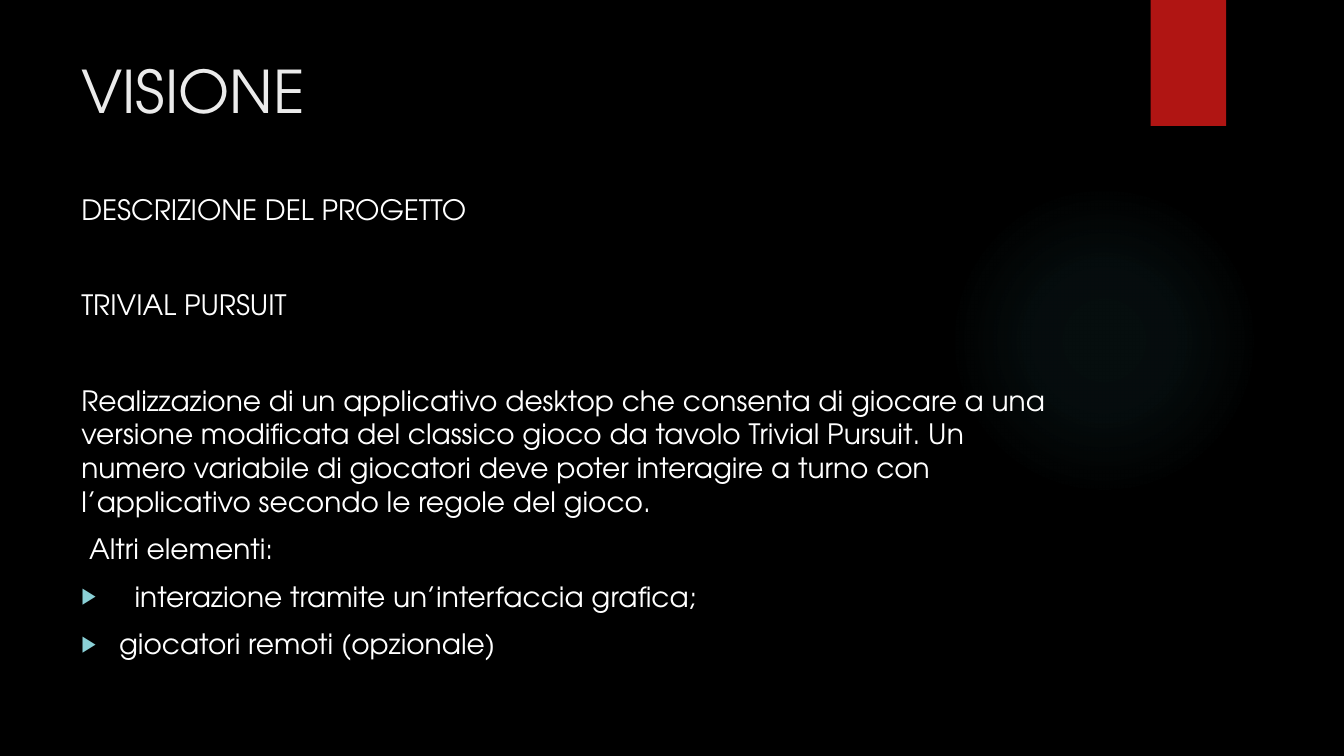
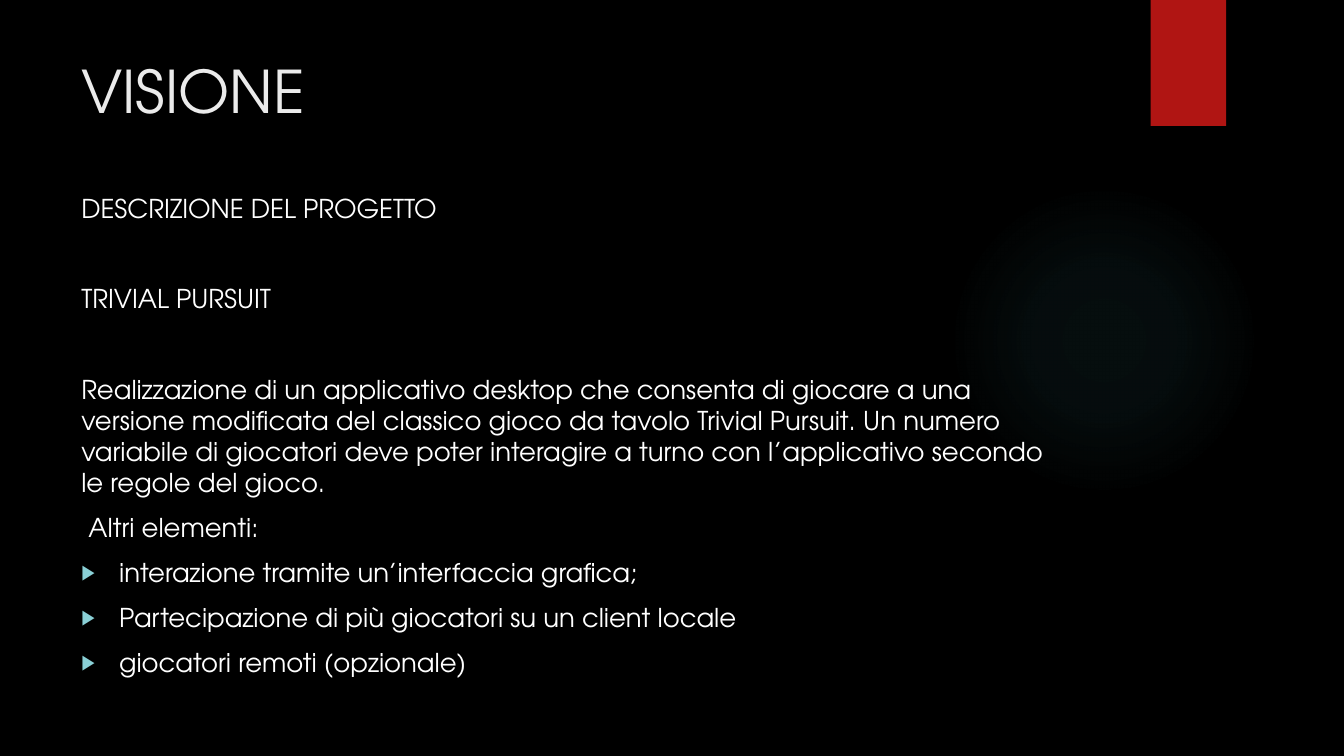
Before and after one commit to simoneminerva96/Progetto-B18, a slide deck: slide 2 of modelliUml/PRESENTAZIONE.pptx. Drawn at 1344x756 pixels with LibreOffice and Linux fonts; fonts in the diff are those of the drawing; background and template pictures are left out. Boxes give left, top, right and bottom in pixels: in the first picture for what was removed or moved away, otherwise in the second. Text is boxed around its words. In the diff, an @@ line names an element or a change of style, - is before the commit and + after.

```diff
--- a/modelliUml/PRESENTAZIONE.pptx
+++ b/modelliUml/PRESENTAZIONE.pptx
@@ text at (81,198,1043,588): size 20 to 18.5 pt in "DESCRIZIONE DEL PROGETTO", "TRIVIAL PURSUIT", "Realizzazione di un applicativo desktop che consenta ...", "Altri elementi:" and 2 more places @@
@@ text at (119,607,737,633): paragraph added @@
+▶ Partecipazione di più giocatori su un client locale
```
Also in this commit, not shown: 1 other slide changed, 3 other files.
